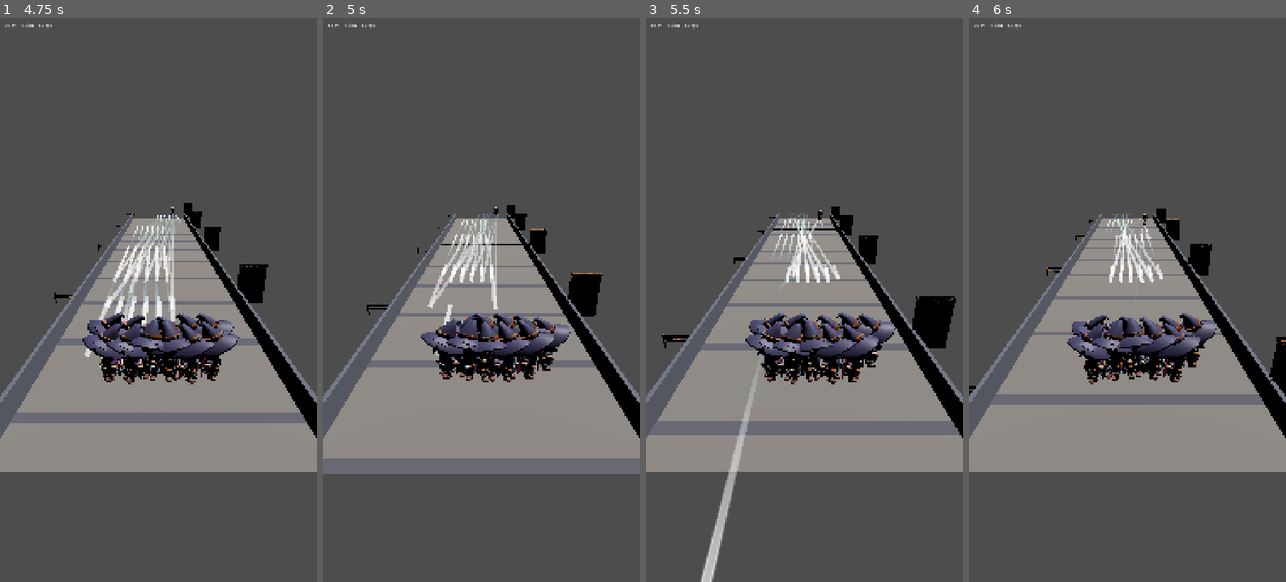
Above: before the commit, frames 1-4 (left to right).
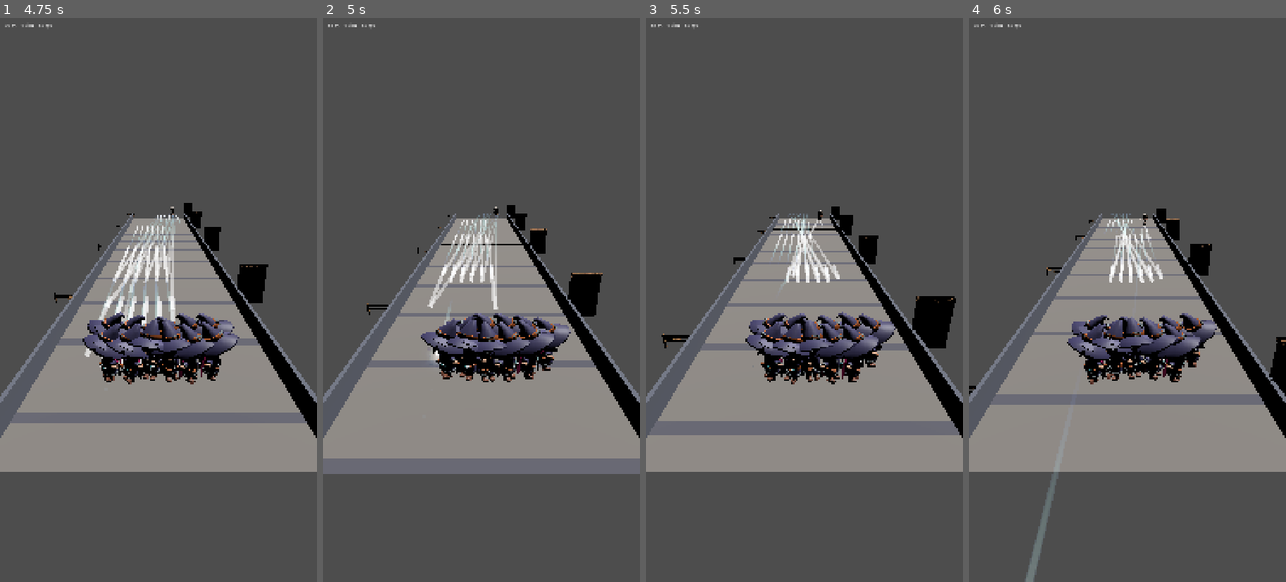
Above: after the commit, the same moments.

Repository: aslamfq/Jebon
Game: Godot game, scene res://scenes/game.tscn
Same seed, same stepped clock (60 frames per second), same inputs: the game is played once before the commit and once after it.
Inputs (mouse positions are in pixels of both pictures, inside the frame that each line leads up to):
- Up to frame 1 (4.75 s): tap Enter at 0.5 s; move the mouse to (228, 271) at 0.52 s; hold Shift 0.53-1.25 s; click (228, 271) at 0.67 s; tap Space at 0.77, 3.77 s; drag from (95, 328) to (142, 412) at 1.27 s; move the mouse to (190, 175) at 2.02 s; tap Ctrl at 2.1 s; click (190, 175) at 2.17 s; drag from (142, 412) to (63, 215) at 2.77 s; move the mouse to (253, 384) at 3.52 s; tap 1 at 3.6 s; click (253, 384) at 3.67 s; drag from (63, 215) to (110, 159) at 4.27 s
- Up to frame 2 (5 s): no input
- Up to frame 3 (5.5 s): move the mouse to (820, 300) at 5.02 s; tap 3 at 5.1 s; click (820, 300) at 5.17 s
- Up to frame 4 (6 s): drag from (1079, 159) to (1064, 328) at 5.77 s

Frame 1 is identical in both runs. In frame 2, less than 0.1% of the frame differs, in the area x 34-41%, y 50-62%; in frame 3, 1.1%, in the area x 17-36%, y 63-100%; in frame 4, 0.5%.

Commit message:
feat: play impact bursts and return pooled projectile instances
Tracks burst state as a project-owned Array[bool] parallel to the pool
rather than reading the vendored prefab's own `collided` property: that
property is only ever set true (in the prefab's own explode()) and never
reset anywhere in the prefab's script, and Task 5 already disables
set_process()/set_physics_process() on every pooled instance, so the
prefab's _process() -- the only place a reset could have come from --
never runs on a pooled instance at all.

That same re-arm structure, read literally, also had no way to ever clear
a burst flag regardless of which property backed it: bursting is only
cleared by the "if not instance.visible" block, but nothing ever sets an
instance invisible while it's bursting. Added a bounded burst-duration
timeout to break the loop.

Visual testing surfaced a third issue: TrailPrefab (a child node, and so
unaffected by the root's set_process(false)) draws its trail from a
position-history sample every frame regardless, so unconditionally
syncing a mid-burst instance's position to whatever live projectile the
pool index gets reassigned to mid-frame produced a visible diagonal kink
in the trail. Skips the position sync while bursting and re-arms trail
emitters directly on burst-timeout expiry, not only on the visible
transition.

148/148 tests pass. Verified visually across multiple sustained-fire
sessions (3+ minutes each, several restart cycles) with no stuck ghosts,
no orphaned instances, and no kinked trails.

Co-Authored-By: Claude Sonnet 5 <noreply@anthropic.com>
Claude-Session: https://claude.ai/code/session_017wGsNhfLVeVF3dHvykD1AP

Diff:
--- a/scripts/views/projectile_view.gd
+++ b/scripts/views/projectile_view.gd
@@ -5,6 +5,45 @@
 @export var model_scene: PackedScene
 
 var _pool: Array[Node3D] = []
+# Parallel to _pool: true while pool slot i's burst is playing. Tracked here
+# rather than read from the vendored prefab's own `collided` property --
+# that property is only ever set true (in the prefab's own explode()) and
+# never reset anywhere in the prefab's script, and Task 5 additionally
+# disables set_process()/set_physics_process() on every pooled instance
+# (via call_deferred, to stop the prefab's own lifetime queue_free() timer),
+# which means the prefab's _process() never runs on a pooled instance at
+# all -- not for the trail fade, and not for any reset of `collided` either.
+# Relying on instance.get("collided") would leave a pooled instance
+# permanently unable to burst again after its first hit, and permanently
+# un-hideable by the overflow-cleanup loop below once it drifts past the
+# pool's live range: a frozen, stuck-visible ghost burst. This project's own
+# view code owns burst-state instead, as a single source of truth, reset in
+# the same re-arm block that already resets the emitter scale/visibility.
+var _bursting: Array[bool] = []
+# Parallel to _pool: engine ms timestamp (Time.get_ticks_msec()) when slot
+# i's burst was triggered. Needed because nothing else ever flips
+# `_bursting[i]` back to false: reading the loop below literally, an
+# instance that is mid-burst is deliberately excluded both from the
+# "hide it" cleanup pass (so the burst isn't cut off mid-play) and, as a
+# consequence, from the "re-arm on becoming visible again" block (which
+# only runs once an instance has *gone* invisible first) -- a closed loop
+# with no exit, so every instance that ever bursts would stay stuck
+# `visible = true` forever, either as a frozen ghost once it drifts past
+# the pool's live range, or silently repositioned onto whatever live
+# projectile next lands on its pool index while still showing its old
+# burst. A fixed duration is the timeout that breaks the loop:
+# BURST_DURATION_MS below clears `_bursting[i]` once enough real time has
+# passed for the burst to have visibly finished, giving the existing
+# cleanup/re-arm logic an actual path back to idle. (`Time` rather than a
+# per-frame delta so this doesn't require changing render()'s signature or
+# game.gd's call sites.)
+var _burst_started_at_ms: Array[int] = []
+
+# Comfortably longer than the longest-lived child GPUParticles3D under the
+# prefab's Impact node (Glow and Sparks, both lifetime = 0.6s per
+# projectiles/projectile_1.tscn) so the timeout never cuts a burst off
+# mid-play.
+const BURST_DURATION_MS := 700
 
 func _ready() -> void:
     var mesh := SphereMesh.new()
@@ -39,16 +78,52 @@
             instance.call_deferred("set_process", false)
             instance.visible = false
             _pool.append(instance)
+            _bursting.append(false)
+            _burst_started_at_ms.append(0)
 
 func render(projectiles: Projectiles) -> void:
     var pooled := mini(projectiles.count, _pool.size())
 
+    # Expire bursts whose timeout has elapsed *before* touching position or
+    # visibility this frame, and re-arm trail emitters right here rather
+    # than only in the `if not instance.visible:` block below -- a pool
+    # slot that stays continuously within the live [0, pooled) range across
+    # a burst (the common case with small in-flight counts, since the
+    # index that just finished bursting is usually still needed by the
+    # projectile swapped into it) never goes invisible at all, so that
+    # block alone would leave its trail emitters disabled forever even
+    # after the burst is long over.
+    var now := Time.get_ticks_msec()
+    for i in _pool.size():
+        if _bursting[i] and now - _burst_started_at_ms[i] >= BURST_DURATION_MS:
+            _bursting[i] = false
+            _rearm(_pool[i])
+
+    for pos in projectiles.removed_positions:
+        _trigger_burst_near(pos)
+
     for i in pooled:
         var instance := _pool[i]
-        instance.visible = true
-        instance.position = Vector3(projectiles.positions[i].x, 0.8, projectiles.positions[i].y)
+        if not instance.visible:
+            instance.visible = true
+            _rearm(instance)
+        # Skip the position sync while bursting: a pool index below
+        # `pooled` isn't reserved for one logical projectile across
+        # frames (_remove_at's swap-remove can reassign it to a different
+        # still-live projectile the very same frame a burst triggers on
+        # it), and forcing a mid-burst instance's position to jump to
+        # wherever that reassigned projectile now is would corrupt
+        # TrailPrefab's own position-history trail (a child node, and so
+        # unaffected by set_process(false) above, which only touches the
+        # instance root) into a visible diagonal kink connecting the two
+        # points -- confirmed on screen during Step 3's visual check.
+        # Leaving the burst's position untouched keeps it fixed at the
+        # actual death location, matching what the design doc claims.
+        if not _bursting[i]:
+            instance.position = Vector3(projectiles.positions[i].x, 0.8, projectiles.positions[i].y)
     for i in range(pooled, _pool.size()):
-        _pool[i].visible = false
+        if _pool[i].visible and not _bursting[i]:
+            _pool[i].visible = false
 
     # Overflow beyond the pool renders through the original flat-sphere
     # MultiMesh path, so every live projectile is always drawn somehow
@@ -60,3 +135,25 @@
         var pos := projectiles.positions[src]
         multimesh.set_instance_transform(i,
             Transform3D(Basis(), Vector3(pos.x, 0.8, pos.y)))
+
+func _trigger_burst_near(pos: Vector2) -> void:
+    var world := Vector3(pos.x, 0.8, pos.y)
+    for i in _pool.size():
+        var instance := _pool[i]
+        if instance.visible and not _bursting[i] \
+                and instance.position.distance_to(world) < 0.5:
+            _bursting[i] = true
+            _burst_started_at_ms[i] = Time.get_ticks_msec()
+            instance.explode()
+            return
+
+# Restores a pool instance's flight-trail emitters to their idle,
+# ready-to-render state -- undoes explode()'s "stop the trail, play the
+# impact" effect. Called both from the normal re-arm-on-visible path and
+# from the burst-timeout expiry above, since a slot that stays continuously
+# within the live pool range across a burst never toggles `visible` at all.
+func _rearm(instance: Node3D) -> void:
+    instance.get_node("Emitters").scale = Vector3.ONE
+    for e in instance.get_node("Emitters").get_children():
+        e.emitting = true
+        e.visible = true
